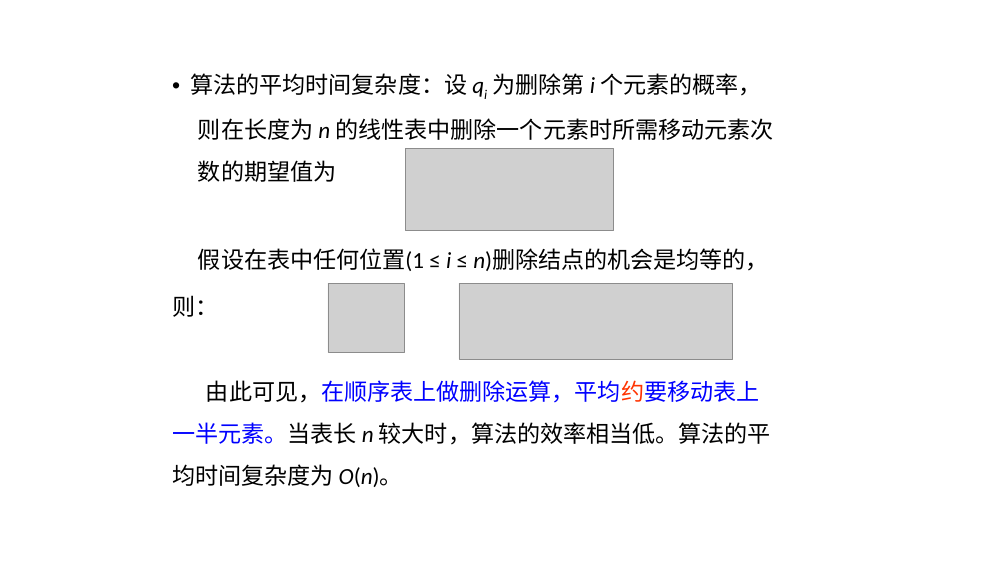
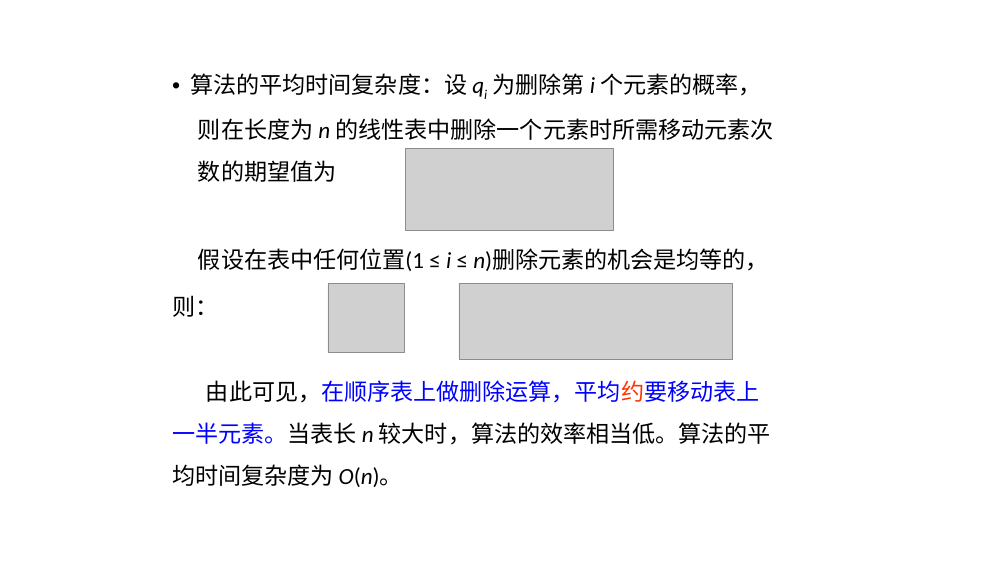
Before and after one commit to Gempittance/Data_Structur_Build, a slide deck: slide 36 of 数据结构PPT/ds2.pptx. Drawn at 1008x567 pixels with LibreOffice and Linux fonts; fonts in the diff are those of the drawing; grey boxes stand for pictures. Boxes give left, top, right and bottom in pixels: in the first picture for what was removed or moved away, otherwise in the second. Text is boxed around its words. In the diff, an @@ line names an element or a change of style, - is before the commit and + after.

```diff
--- a/数据结构PPT/ds2.pptx
+++ b/数据结构PPT/ds2.pptx
@@ text at [198, 248, 769, 271]: text changed @@
-假设在表中任何位置(1 ≤ i ≤ n)删除结点的机会是均等的，
+假设在表中任何位置(1 ≤ i ≤ n)删除元素的机会是均等的，
```
Also in this commit, not shown: 5 other slides changed.
